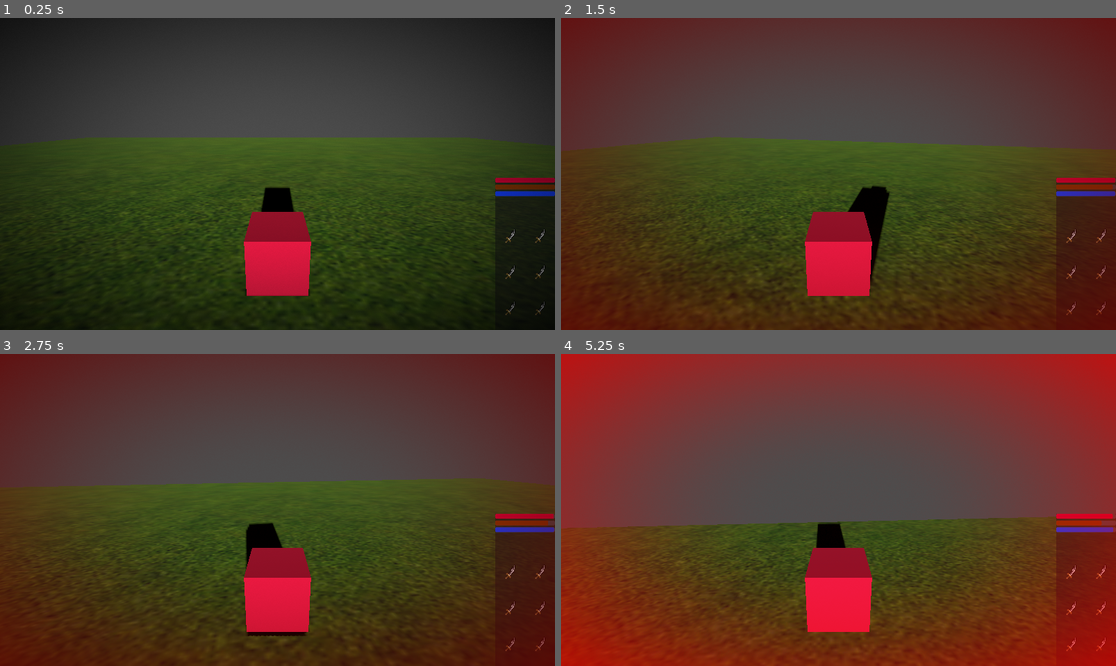
Above: before the commit, frames 1-4 (two rows, left to right).
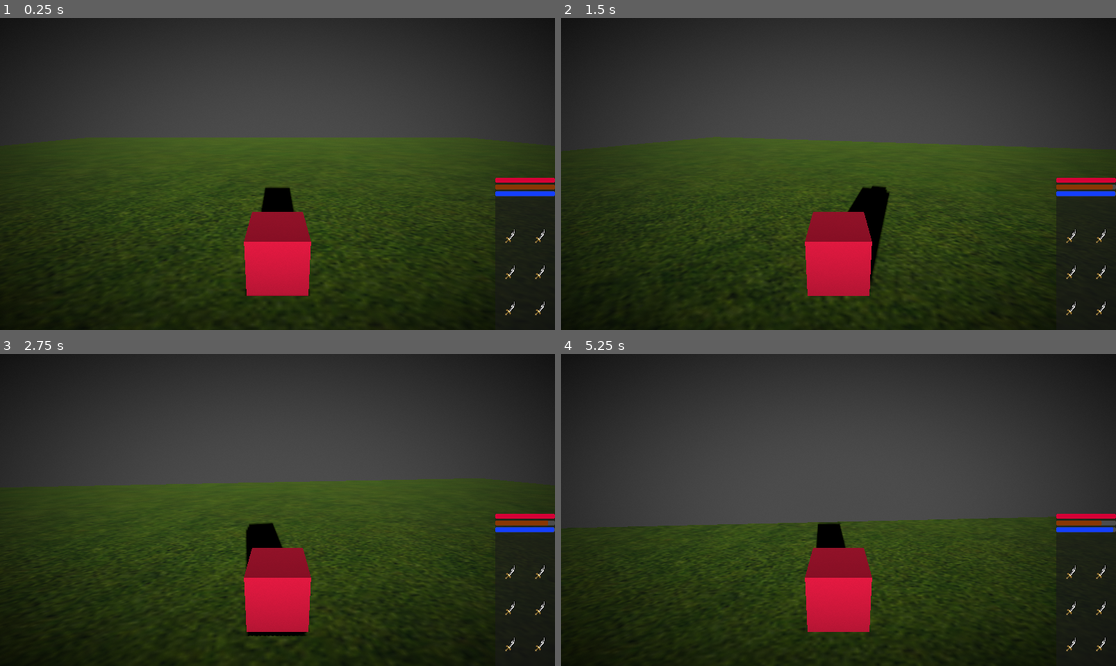
Above: after the commit, the same moments.

Repository: KOTLI-game/KOTLI
Game: Godot game, scene res://Main.tscn
Two runs of this game, one before a commit and one after it. Both use one fixed random seed, a clock stepped at 60 frames per second and the inputs below.
Inputs (mouse positions are in pixels of both pictures, inside the frame that each line leads up to):
- Up to frame 1 (0.25 s): no input
- Up to frame 2 (1.5 s): tap Enter at 0.5 s; move the mouse to (866, 174) at 0.52 s; hold W (move_forward) from 0.53 s (still down); tap Space (move_jump) at 0.6, 0.77, 1.07 s; move the mouse to (810, 174) at 1.27 s; tap Shift (move_sprint) at 1.35 s
- Up to frame 3 (2.75 s): keep holding W (move_forward); tap Space (move_jump) at 1.52, 1.55, 1.82, 2.1 s; move the mouse to (288, 503) at 2.02 s
- Up to frame 4 (5.25 s): keep holding W (move_forward); move the mouse to (832, 516) at 2.77 s; tap Shift (move_sprint) at 2.85, 4.35 s; tap Space (move_jump) at 3.02, 3.05, 3.32, 3.6, 3.77, 4.07, 4.52, 4.55, 4.82, 5.1 s; move the mouse to (877, 513) at 3.52 s; move the mouse to (794, 506) at 4.27 s; move the mouse to (844, 510) at 5.02 s

The runs differ from the first frame. In frame 1, 0.7% of the frame differs, in the area x 89-100%, y 51-96%; in frame 2, 56%; in frame 3, 55%; in frame 4, 77%, in the area x 0-100%, y 0-100%.

Commit message:
reorder UI

Diff:
--- a/Main.tscn
+++ b/Main.tscn
@@ -1,6 +1,6 @@
 [gd_scene load_steps=19 format=3 uid="uid://ona2mbdyx4fh"]
 
-[ext_resource type="Script" path="res://Movement.gd" id="1_bbqy7"]
+[ext_resource type="Script" path="res://player.gd" id="1_bbqy7"]
 [ext_resource type="Texture2D" uid="uid://b4dp3x4fa3nd4" path="res://grass.jpg" id="1_chb6s"]
 [ext_resource type="Script" path="res://pause_menu.gd" id="3_wc42c"]
 [ext_resource type="PackedScene" uid="uid://1jarticplmi" path="res://item.tscn" id="4_qwg7a"]
@@ -24,48 +24,6 @@
 
 [sub_resource type="BoxMesh" id="BoxMesh_84e1o"]
 material = SubResource("StandardMaterial3D_g6b41")
-
-[sub_resource type="StyleBoxFlat" id="StyleBoxFlat_v5105"]
-bg_color = Color(0.297093, 0.297093, 0.297093, 1)
-corner_radius_top_left = 10
-corner_radius_top_right = 10
-corner_radius_bottom_right = 10
-corner_radius_bottom_left = 10
-
-[sub_resource type="StyleBoxFlat" id="StyleBoxFlat_x1emn"]
-bg_color = Color(0.84, 0, 0.21, 1)
-corner_radius_top_left = 10
-corner_radius_top_right = 10
-corner_radius_bottom_right = 10
-corner_radius_bottom_left = 10
-
-[sub_resource type="GDScript" id="GDScript_ggb4d"]
-script/source = "extends ProgressBar
-
-
-# Called when the node enters the scene tree for the first time.
-func _ready() -> void:
-	pass # Replace with function body.
-
-
-# Called every frame. 'delta' is the elapsed time since the previous frame.
-func _process(delta: float) -> void:
-	pass
-"
-
-[sub_resource type="StyleBoxFlat" id="StyleBoxFlat_mswfd"]
-bg_color = Color(0.535575, 0.215178, 0.0150458, 1)
-corner_radius_top_left = 10
-corner_radius_top_right = 10
-corner_radius_bottom_right = 10
-corner_radius_bottom_left = 10
-
-[sub_resource type="StyleBoxFlat" id="StyleBoxFlat_po7mk"]
-bg_color = Color(0.0784314, 0.247059, 1, 1)
-corner_radius_top_left = 10
-corner_radius_top_right = 10
-corner_radius_bottom_right = 10
-corner_radius_bottom_left = 10
 
 [sub_resource type="ShaderMaterial" id="ShaderMaterial_c1uvd"]
 shader = ExtResource("5_8oi5u")
@@ -75,6 +33,48 @@
 shader_parameter/dither_strength = 0.03
 shader_parameter/vignette_color = Color(0, 0, 0, 1)
 
+[sub_resource type="StyleBoxFlat" id="StyleBoxFlat_v5105"]
+bg_color = Color(0.297093, 0.297093, 0.297093, 1)
+corner_radius_top_left = 10
+corner_radius_top_right = 10
+corner_radius_bottom_right = 10
+corner_radius_bottom_left = 10
+
+[sub_resource type="StyleBoxFlat" id="StyleBoxFlat_x1emn"]
+bg_color = Color(0.84, 0, 0.21, 1)
+corner_radius_top_left = 10
+corner_radius_top_right = 10
+corner_radius_bottom_right = 10
+corner_radius_bottom_left = 10
+
+[sub_resource type="GDScript" id="GDScript_ggb4d"]
+script/source = "extends ProgressBar
+
+
+# Called when the node enters the scene tree for the first time.
+func _ready() -> void:
+	pass # Replace with function body.
+
+
+# Called every frame. 'delta' is the elapsed time since the previous frame.
+func _process(delta: float) -> void:
+	pass
+"
+
+[sub_resource type="StyleBoxFlat" id="StyleBoxFlat_mswfd"]
+bg_color = Color(0.535575, 0.215178, 0.0150458, 1)
+corner_radius_top_left = 10
+corner_radius_top_right = 10
+corner_radius_bottom_right = 10
+corner_radius_bottom_left = 10
+
+[sub_resource type="StyleBoxFlat" id="StyleBoxFlat_po7mk"]
+bg_color = Color(0.0784314, 0.247059, 1, 1)
+corner_radius_top_left = 10
+corner_radius_top_right = 10
+corner_radius_bottom_right = 10
+corner_radius_bottom_left = 10
+
 [node name="Root Node" type="Node"]
 
 [node name="Ground" type="StaticBody3D" parent="."]
@@ -106,7 +106,18 @@
 gi_mode = 2
 mesh = SubResource("BoxMesh_84e1o")
 
-[node name="PauseMenu" type="PanelContainer" parent="."]
+[node name="UI" type="CanvasLayer" parent="."]
+
+[node name="Vignette" type="ColorRect" parent="UI"]
+material = SubResource("ShaderMaterial_c1uvd")
+anchors_preset = 15
+anchor_right = 1.0
+anchor_bottom = 1.0
+grow_horizontal = 2
+grow_vertical = 2
+script = ExtResource("6_ksw4x")
+
+[node name="PauseMenu" type="PanelContainer" parent="UI"]
 visible = false
 anchors_preset = 15
 anchor_right = 1.0
@@ -118,13 +129,13 @@
 grow_vertical = 2
 script = ExtResource("3_wc42c")
 
-[node name="PauseText" type="Label" parent="PauseMenu"]
+[node name="PauseText" type="Label" parent="UI/PauseMenu"]
 layout_mode = 2
 size_flags_horizontal = 4
 theme_override_font_sizes/font_size = 91
 text = "paused"
 
-[node name="Inventory" type="PanelContainer" parent="."]
+[node name="Inventory" type="PanelContainer" parent="UI"]
 anchors_preset = 3
 anchor_left = 1.0
 anchor_top = 1.0
@@ -137,42 +148,42 @@
 grow_vertical = 0
 scale = Vector2(0.392, 1)
 
-[node name="GridContainer" type="GridContainer" parent="Inventory"]
+[node name="GridContainer" type="GridContainer" parent="UI/Inventory"]
 layout_mode = 2
 size_flags_horizontal = 4
 theme_override_constants/v_separation = 75
 columns = 2
 
-[node name="LeftSpacing" type="Label" parent="Inventory/GridContainer"]
+[node name="LeftSpacing" type="Label" parent="UI/Inventory/GridContainer"]
 layout_mode = 2
 text = "                                     "
 
-[node name="RightSpacing" type="Label" parent="Inventory/GridContainer"]
+[node name="RightSpacing" type="Label" parent="UI/Inventory/GridContainer"]
 layout_mode = 2
 text = "                                     "
 
-[node name="Item" parent="Inventory/GridContainer" instance=ExtResource("4_qwg7a")]
-layout_mode = 2
-
-[node name="Item2" parent="Inventory/GridContainer" instance=ExtResource("4_qwg7a")]
-layout_mode = 2
-
-[node name="Item3" parent="Inventory/GridContainer" instance=ExtResource("4_qwg7a")]
-layout_mode = 2
-
-[node name="Item4" parent="Inventory/GridContainer" instance=ExtResource("4_qwg7a")]
-layout_mode = 2
-
-[node name="Item5" parent="Inventory/GridContainer" instance=ExtResource("4_qwg7a")]
-layout_mode = 2
-
-[node name="Item6" parent="Inventory/GridContainer" instance=ExtResource("4_qwg7a")]
-layout_mode = 2
-
-[node name="VBoxContainer" type="VBoxContainer" parent="Inventory"]
-layout_mode = 2
-
-[node name="ProgressBar" type="ProgressBar" parent="Inventory/VBoxContainer"]
+[node name="Item" parent="UI/Inventory/GridContainer" instance=ExtResource("4_qwg7a")]
+layout_mode = 2
+
+[node name="Item2" parent="UI/Inventory/GridContainer" instance=ExtResource("4_qwg7a")]
+layout_mode = 2
+
+[node name="Item3" parent="UI/Inventory/GridContainer" instance=ExtResource("4_qwg7a")]
+layout_mode = 2
+
+[node name="Item4" parent="UI/Inventory/GridContainer" instance=ExtResource("4_qwg7a")]
+layout_mode = 2
+
+[node name="Item5" parent="UI/Inventory/GridContainer" instance=ExtResource("4_qwg7a")]
+layout_mode = 2
+
+[node name="Item6" parent="UI/Inventory/GridContainer" instance=ExtResource("4_qwg7a")]
+layout_mode = 2
+
+[node name="VBoxContainer" type="VBoxContainer" parent="UI/Inventory"]
+layout_mode = 2
+
+[node name="ProgressBar" type="ProgressBar" parent="UI/Inventory/VBoxContainer"]
 custom_minimum_size = Vector2(0, 10)
 layout_mode = 2
 theme_override_styles/background = SubResource("StyleBoxFlat_v5105")
@@ -181,7 +192,7 @@
 show_percentage = false
 script = SubResource("GDScript_ggb4d")
 
-[node name="ProgressBar2" type="ProgressBar" parent="Inventory/VBoxContainer"]
+[node name="ProgressBar2" type="ProgressBar" parent="UI/Inventory/VBoxContainer"]
 custom_minimum_size = Vector2(0, 10)
 layout_mode = 2
 theme_override_styles/background = SubResource("StyleBoxFlat_v5105")
@@ -190,7 +201,7 @@
 show_percentage = false
 script = SubResource("GDScript_ggb4d")
 
-[node name="ProgressBar3" type="ProgressBar" parent="Inventory/VBoxContainer"]
+[node name="ProgressBar3" type="ProgressBar" parent="UI/Inventory/VBoxContainer"]
 custom_minimum_size = Vector2(0, 10)
 layout_mode = 2
 theme_override_styles/background = SubResource("StyleBoxFlat_v5105")
@@ -198,14 +209,3 @@
 value = 100.0
 show_percentage = false
 script = SubResource("GDScript_ggb4d")
-
-[node name="Shaders" type="CanvasLayer" parent="."]
-
-[node name="Vignette" type="ColorRect" parent="Shaders"]
-material = SubResource("ShaderMaterial_c1uvd")
-anchors_preset = 15
-anchor_right = 1.0
-anchor_bottom = 1.0
-grow_horizontal = 2
-grow_vertical = 2
-script = ExtResource("6_ksw4x")
--- a/Movement.gd
+++ b/player.gd
@@ -6,6 +6,7 @@
 const SPEED = 5.0
 const JUMP_VELOCITY = 4.5
 const SPRINT_MULTIPLIER = 2
+const FRICTION = 5
 
 var is_paused = false
 var mouse_sens = 0.3
@@ -22,7 +23,6 @@
 			velocity += get_gravity() * delta
 		if Input.is_action_just_pressed("move_jump") and is_on_floor():
 			velocity.y = JUMP_VELOCITY
-			consume_health(1)
 		var input_dir := Input.get_vector("move_left", "move_right", "move_forward", "move_backward")
 		var direction := (transform.basis * Vector3(input_dir.x, 0, input_dir.y)).normalized()
 		var speed = SPEED
@@ -33,8 +33,8 @@
 			velocity.x = direction.x * speed
 			velocity.z = direction.z * speed
 		else:
-			velocity.x = move_toward(velocity.x, 0, speed)
-			velocity.z = move_toward(velocity.z, 0, speed)
+			velocity.x = move_toward(velocity.x, 0, FRICTION * delta)
+			velocity.z = move_toward(velocity.z, 0, FRICTION * delta)
 
 		consume_hunger(min(input_dir.length_squared(), 1) * speed * delta)
 		if get_hunger() == 0:
@@ -54,7 +54,7 @@
 	(get_parent().find_children("Inventory")[0].get_child(1).get_child(2) as ProgressBar).value -= ammount
 func consume_health(ammount: float) -> void:
 	(get_parent().find_children("Inventory")[0].get_child(1).get_child(0) as ProgressBar).value -= ammount
-	var v = get_parent().find_children("Shaders")[0].find_children("Vignette")[0]#.get_script() as Vignette
+	var v = get_parent().find_children("Vignette")[0]#.get_script() as Vignette
 	v.set_vignette(Color.RED)
 func get_water() -> float:
 	return (get_parent().find_children("Inventory")[0].get_child(1).get_child(2) as ProgressBar).value
